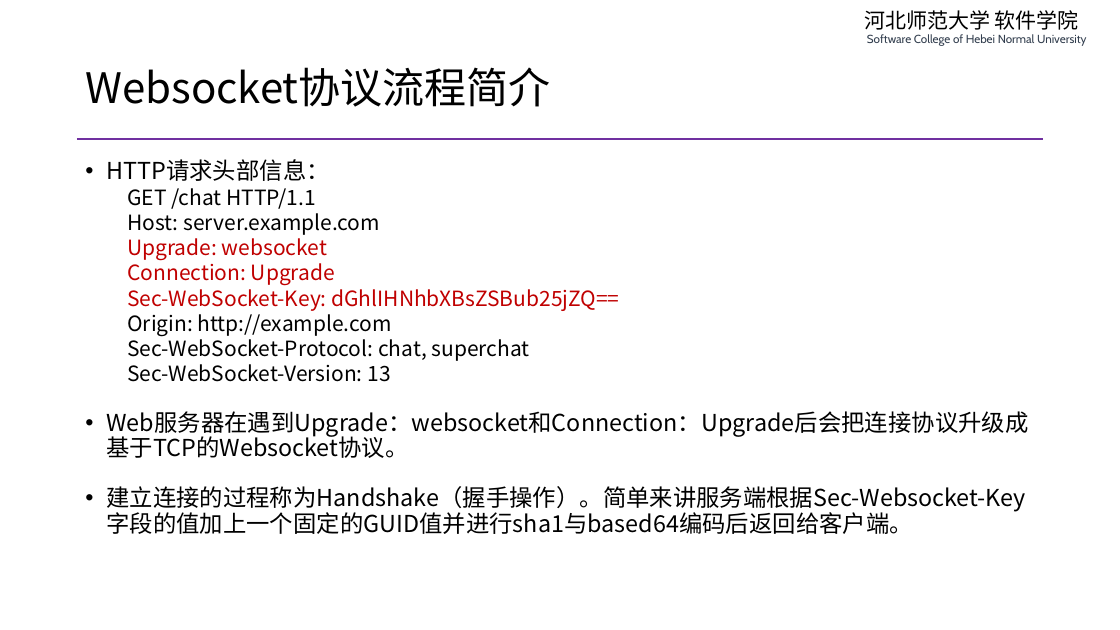
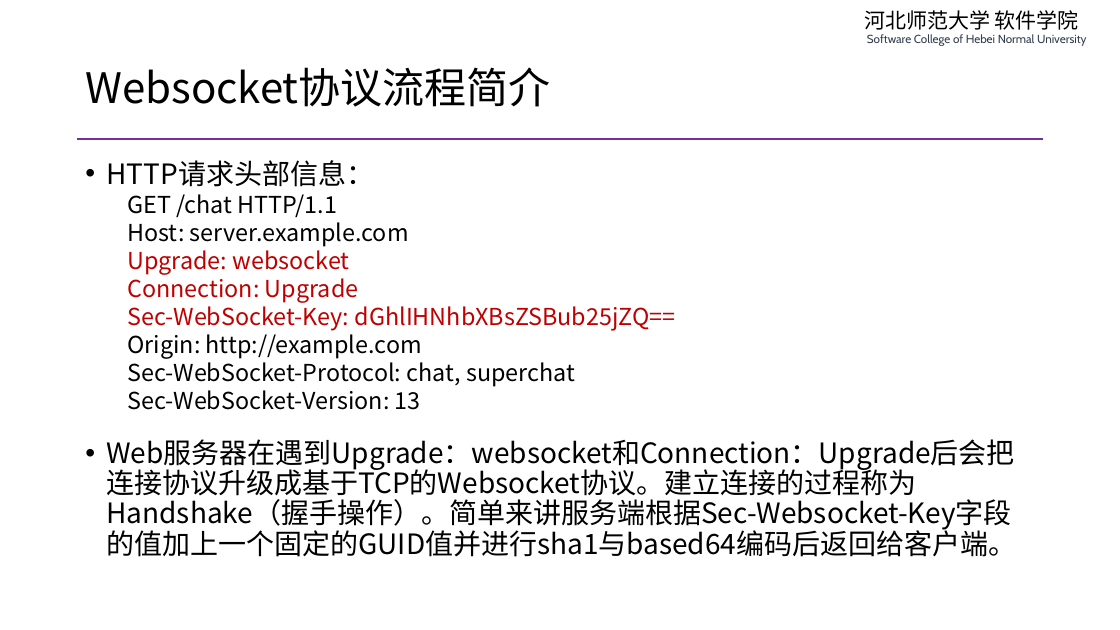
Before and after one commit to edu2act/course-php-serverside-development-on-linux, a slide deck: slide 9 of materials/slides/ch09-swoole-and-websocket.pptx. Drawn at 1120x630 pixels with LibreOffice and Linux fonts; fonts in the diff are those of the drawing. Boxes give left, top, right and bottom in pixels: in the first picture for what was removed or moved away, otherwise in the second. Text is boxed around its words. In the diff, an @@ line names an element or a change of style, - is before the commit and + after.

```diff
--- a/materials/slides/ch09-swoole-and-websocket.pptx
+++ b/materials/slides/ch09-swoole-and-websocket.pptx
@@ text at (x1=106, y1=160, x2=676, y2=410): size 20 to 24 pt in "HTTP请求头部信息："; size 18 to 20 pt in "GET /chat HTTP/1.1", "Host: server.example.com", "Upgrade: websocket", "Connection: Upgrade" and 4 more places @@
@@ text at (x1=106, y1=439, x2=1016, y2=557): text changed; size 20 to 24 pt @@
-• Web服务器在遇到Upgrade：websocket和Connection：Upgrade后会把连接协议升级成基于TCP的Websocket协议。
-• 建立连接的过程称为Handshake（握手操作）。简单来讲服务端根据Sec-Websocket-Key字段的值加上一个固定的GUID值并进行sha1与based64编码后返回给客户端。
+• Web服务器在遇到Upgrade：websocket和Connection：Upgrade后会把连接协议升级成基于TCP的Websocket协议。建立连接的过程称为Handshake（握手操作）。简单来讲服务端根据Sec-Websocket-Key字段的值加上一个固定的GUID值并进行sha1与based64编码后返回给客户端。
```
Also in this commit, not shown: 9 other slides changed, 5 other files.
